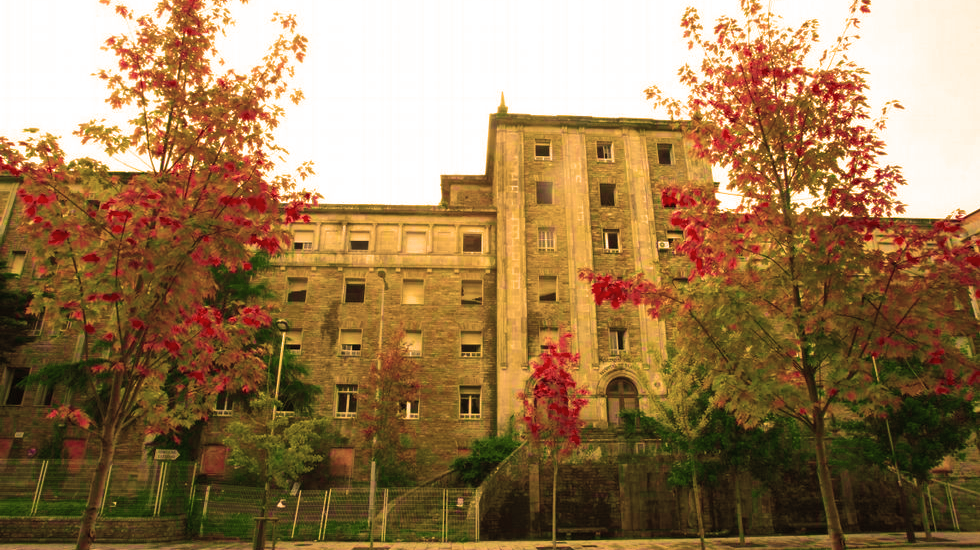
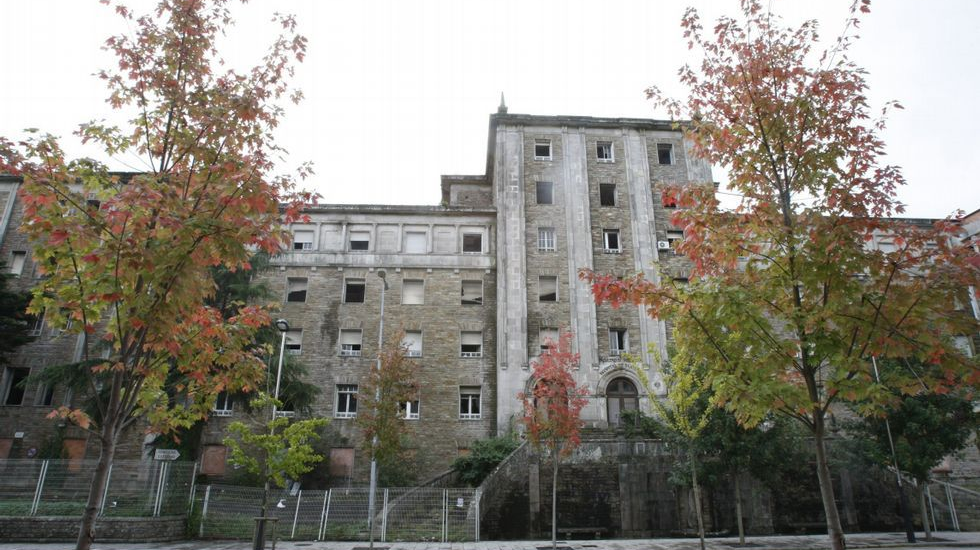
Before/after of a (980, 550) layered artwork. What changed in the layer stack:
pixels changed over [0, 0, 980, 550] (layer not identified)
